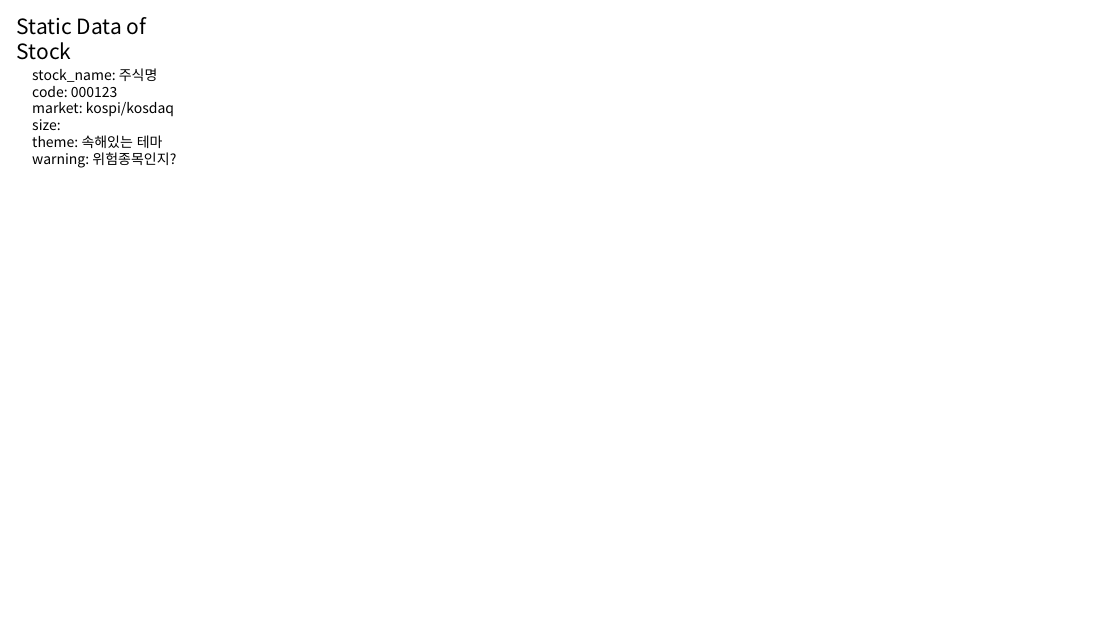
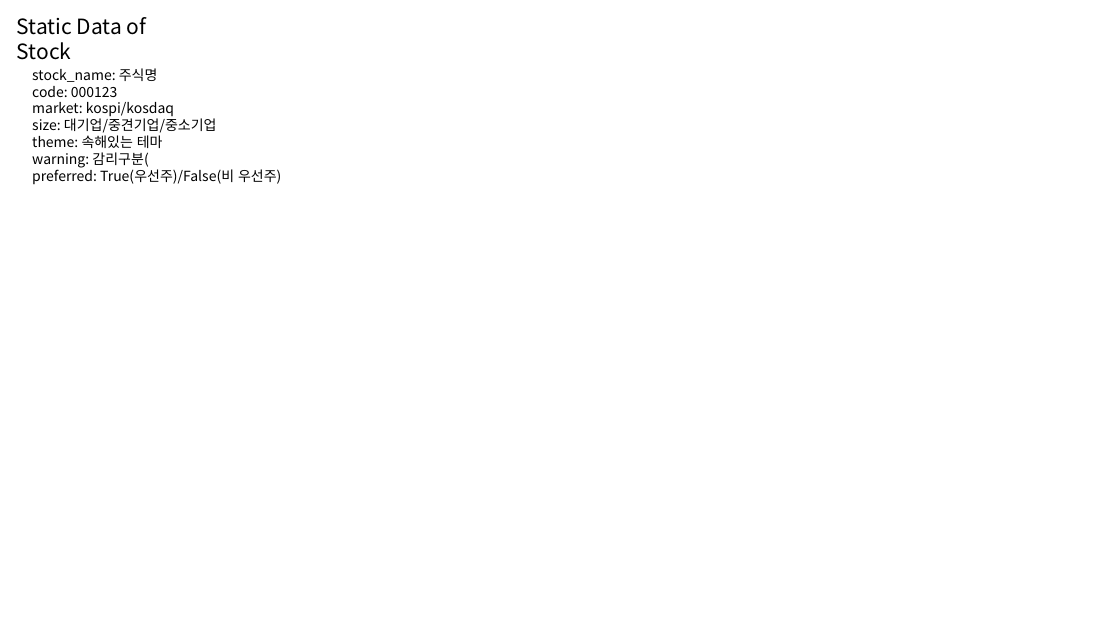
Before and after one commit to happineer/system_trading, a slide deck: slide 7 of doc/TopTrader.pptx. Drawn at 1120x630 pixels with LibreOffice and Linux fonts; fonts in the diff are those of the drawing. Boxes give left, top, right and bottom in pixels: in the first picture for what was removed or moved away, otherwise in the second. Text is boxed around its words. In the diff, an @@ line names an element or a change of style, - is before the commit and + after.

```diff
--- a/doc/TopTrader.pptx
+++ b/doc/TopTrader.pptx
@@ text at (x1=32, y1=118, x2=217, y2=133): text changed @@
-size:
+size: 대기업/중견기업/중소기업
@@ text at (x1=32, y1=152, x2=281, y2=184): text changed @@
-warning: 위험종목인지?
+warning: 감리구분(
+preferred: True(우선주)/False(비 우선주)
```
Also in this commit, not shown: 1 other slide changed, 4 slides added.
